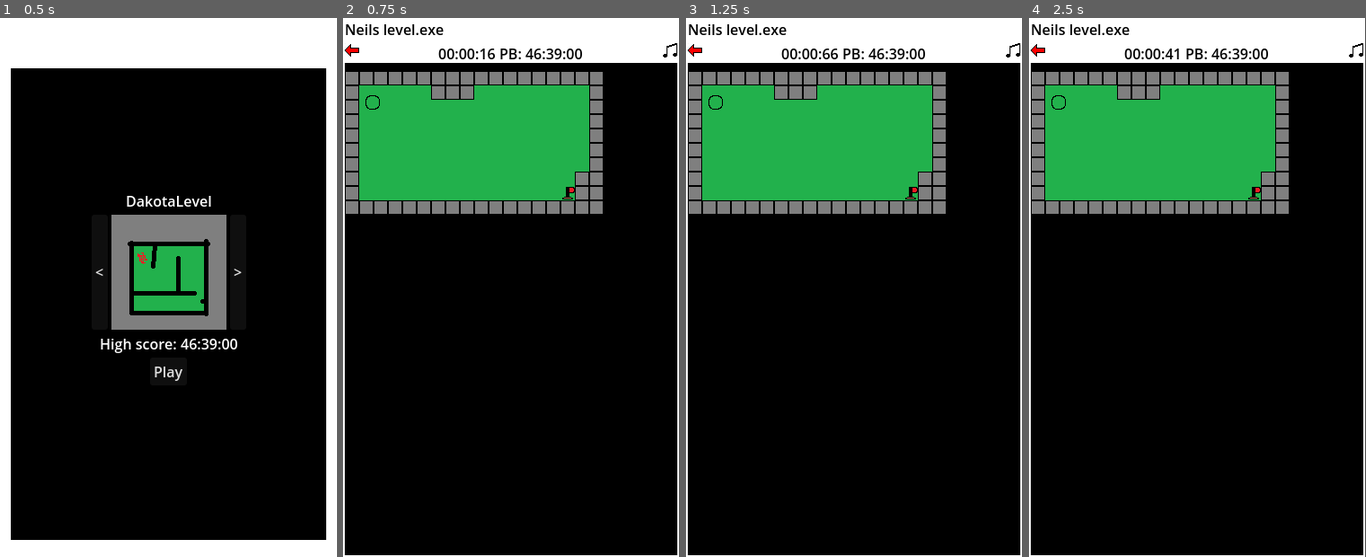
Above: before the commit, frames 1-4 (left to right).
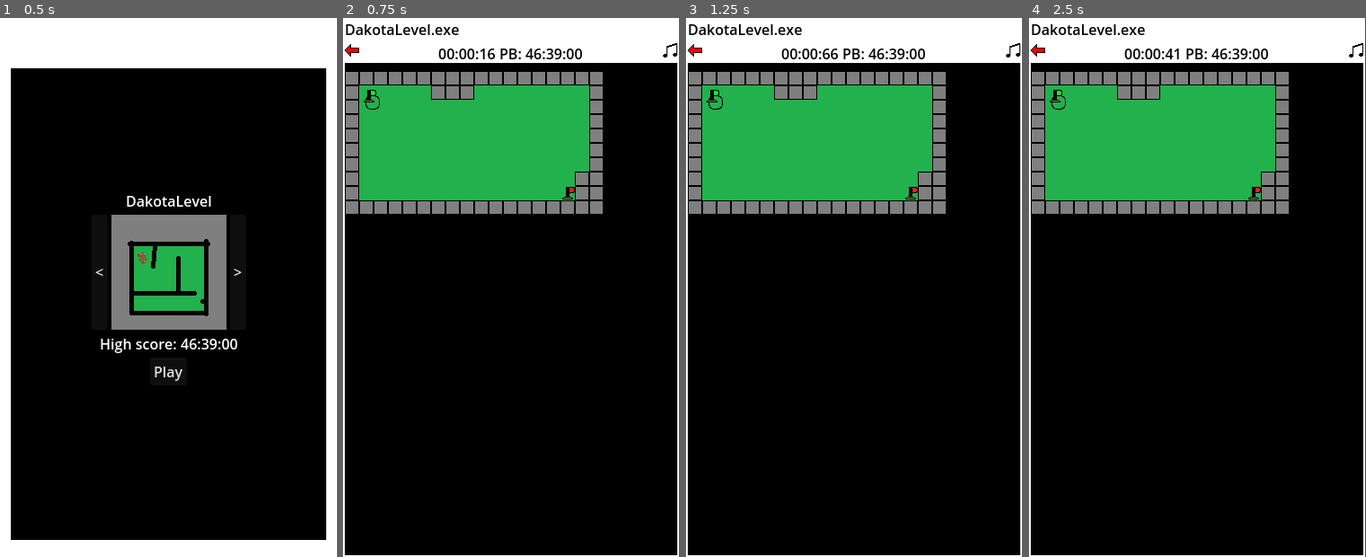
Above: after the commit, the same moments.

Repository: pt80/MobileGame
Game: Godot game, scene res://Scenes/MainMenu.tscn
Two runs of this game, one before a commit and one after it. Both use one fixed random seed, a clock stepped at 60 frames per second and the inputs below.
Inputs (mouse positions are in pixels of both pictures, inside the frame that each line leads up to):
- Up to frame 1 (0.5 s): no input
- Up to frame 2 (0.75 s): click "Play" at 0.5 s
- Up to frame 3 (1.25 s): no input
- Up to frame 4 (2.5 s): click (1039, 55) at 1.25 s; click "Play" at 2 s

Frame 1 is identical in both runs. In frame 2, 0.4% of the frame differs, in the area x 1-35%, y 1-16%; in frame 3, 0.4%; in frame 4, 0.4%.

Commit message:
set levels name

Diff:
--- /dev/null
+++ b/Scenes/LevelNameText.gd
@@ -0,0 +1,4 @@
+extends Label
+
+func _ready():
+	text = get_tree().get_current_scene().get_name() + '.exe'
--- a/Scenes/Levels/DakotaLevel.tscn
+++ b/Scenes/Levels/DakotaLevel.tscn
@@ -1,9 +1,10 @@
-[gd_scene load_steps=5 format=3 uid="uid://cpeicaufp18jp"]
+[gd_scene load_steps=6 format=3 uid="uid://cpeicaufp18jp"]
 
 [ext_resource type="PackedScene" uid="uid://dvxpgcsmxdimr" path="res://Scenes/Characters/MainCharacter.tscn" id="1_lt36u"]
 [ext_resource type="PackedScene" uid="uid://c6og6s6f5eqrn" path="res://Scenes/Overlay.tscn" id="1_tgctf"]
 [ext_resource type="PackedScene" uid="uid://d318g2sxt2j03" path="res://Scenes/EndPoint.tscn" id="2_14gpo"]
 [ext_resource type="PackedScene" uid="uid://dtyew16xpmshm" path="res://Scenes/TileMap.tscn" id="2_s0fub"]
+[ext_resource type="PackedScene" uid="uid://d0ofh62ocevur" path="res://Scenes/StartPoint.tscn" id="4_t3tix"]
 
 [node name="DakotaLevel" type="Node2D"]
 
@@ -14,5 +15,8 @@
 [node name="MainCharacter" parent="TileMap" instance=ExtResource("1_lt36u")]
 position = Vector2(31, 35)
 
+[node name="StartPoint" parent="TileMap" instance=ExtResource("4_t3tix")]
+position = Vector2(27, 27)
+
 [node name="EndPoint" parent="TileMap" instance=ExtResource("2_14gpo")]
 position = Vector2(248, 135)
--- a/Scenes/Levels/NeilLevel.gd
+++ b/Scenes/Levels/NeilLevel.gd
@@ -1,4 +1,6 @@
 extends Node2D
+
+@onready var LevelName = $Overlay/VBoxContainer/LevelNameText
 
 func _ready():
 	AudioManager.PlayMusic(load("res://Audio/Music/igsong.wav"))
--- a/Scenes/Overlay.tscn
+++ b/Scenes/Overlay.tscn
@@ -1,7 +1,8 @@
-[gd_scene load_steps=9 format=3 uid="uid://c6og6s6f5eqrn"]
+[gd_scene load_steps=10 format=3 uid="uid://c6og6s6f5eqrn"]
 
 [ext_resource type="Theme" uid="uid://bkof0vlm6rvoq" path="res://Resources/UITheme.tres" id="1_7vafv"]
 [ext_resource type="Texture2D" uid="uid://j78yab0gqgtx" path="res://Images/BackArrow.png" id="2_heins"]
+[ext_resource type="Script" path="res://Scenes/LevelNameText.gd" id="2_qbhmv"]
 [ext_resource type="Script" path="res://Scenes/BackButton.gd" id="3_fnmtd"]
 [ext_resource type="PackedScene" uid="uid://bxxibfs63rraq" path="res://Scenes/timer.tscn" id="3_wtdxo"]
 [ext_resource type="Script" path="res://Scripts/PBText.gd" id="4_vcdpw"]
@@ -26,6 +27,7 @@
 layout_mode = 2
 theme_override_colors/font_color = Color(0, 0, 0, 1)
 text = "Neils level.exe"
+script = ExtResource("2_qbhmv")
 
 [node name="HBoxContainer" type="HBoxContainer" parent="VBoxContainer"]
 layout_mode = 2
